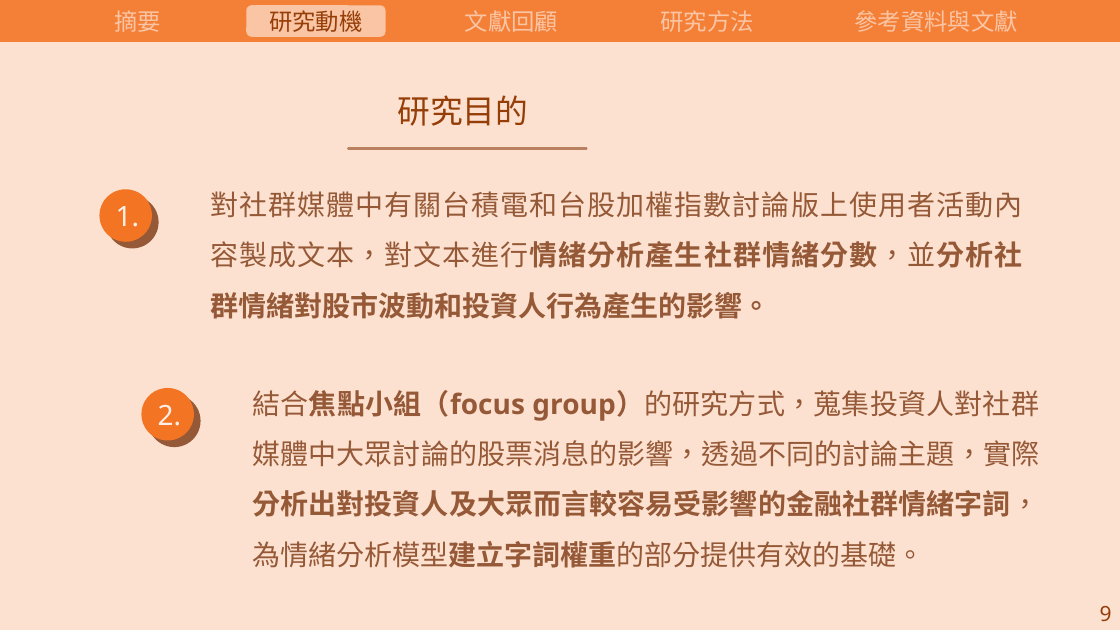
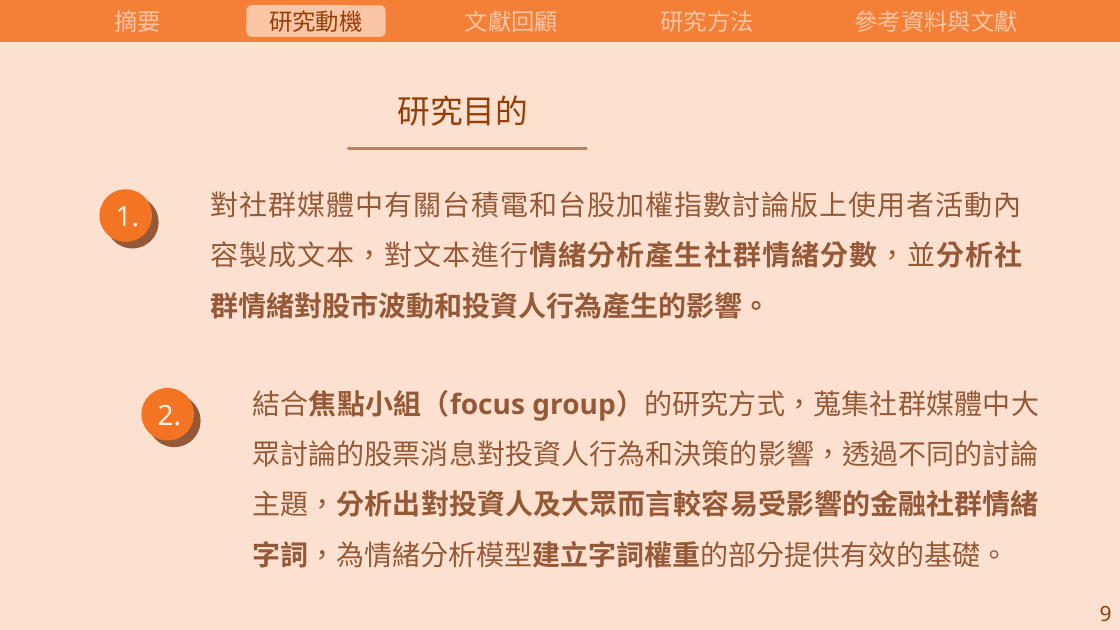
Before and after one commit to carina419/NTUST, a slide deck: slide 12 of 112-2/MI6006701 研究方法/研究方法期末報告.pptx. Drawn at 1120x630 pixels with LibreOffice and Linux fonts; fonts in the diff are those of the drawing. Boxes give left, top, right and bottom in pixels: in the first picture for what was removed or moved away, otherwise in the second. Text is boxed around its words. In the diff, an @@ line names an element or a change of style, - is before the commit and + after.

```diff
--- a/112-2/MI6006701 研究方法/研究方法期末報告.pptx
+++ b/112-2/MI6006701 研究方法/研究方法期末報告.pptx
@@ text at [252, 390, 1039, 568]: text changed @@
-結合焦點小組（focus group）的研究方式，蒐集投資人對社群媒體中大眾討論的股票消息的影響，透過不同的討論主題，實際分析出對投資人及大眾而言較容易受影響的金融社群情緒字詞，為情緒分析模型建立字詞權重的部分提供有效的基礎。
+結合焦點小組（focus group）的研究方式，蒐集社群媒體中大眾討論的股票消息對投資人行為和決策的影響，透過不同的討論主題，分析出對投資人及大眾而言較容易受影響的金融社群情緒字詞，為情緒分析模型建立字詞權重的部分提供有效的基礎。
```
Also in this commit, not shown: 1 other slide changed, 5 other files.
